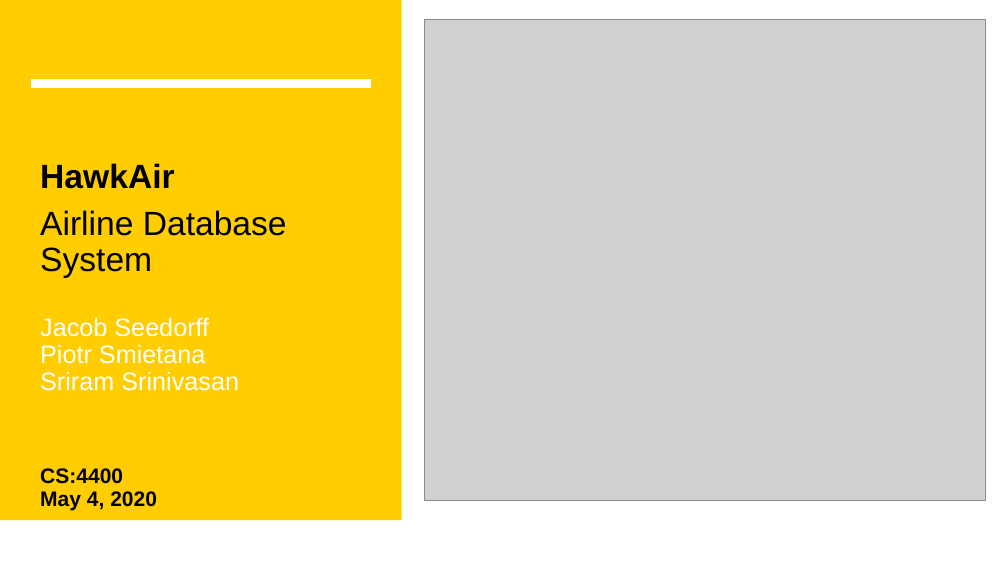
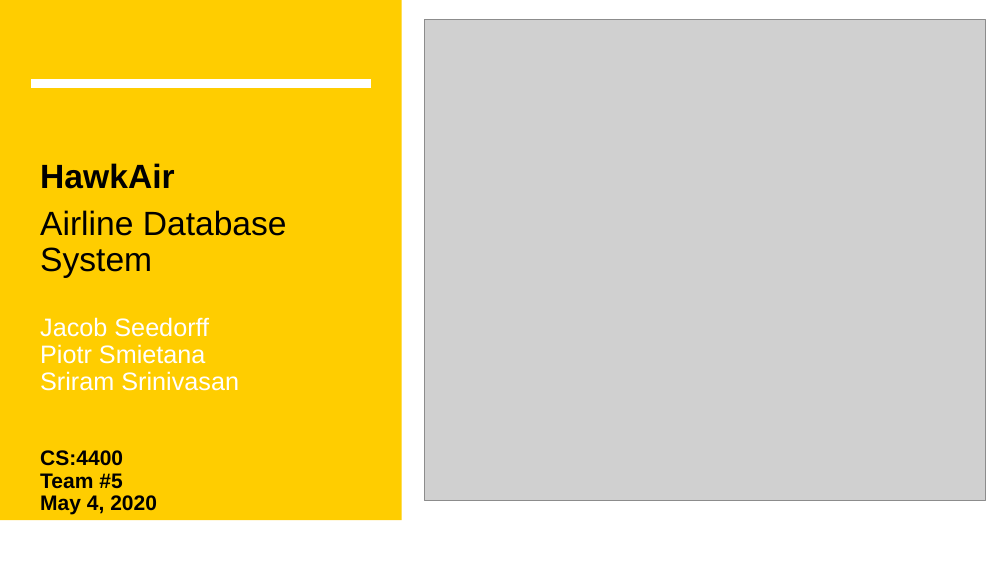
Before and after one commit to psmietanaa/HawkAir, a slide deck: slide 1 of documents/Project Presentation.pptx. Drawn at 1008x567 pixels with LibreOffice and Linux fonts; fonts in the diff are those of the drawing; grey boxes stand for pictures; background and template pictures are left out. Boxes give left, top, right and bottom in pixels: in the first picture for what was removed or moved away, otherwise in the second. Text is boxed around its words. In the diff, an @@ line names an element or a change of style, - is before the commit and + after.

```diff
--- a/documents/Project Presentation.pptx
+++ b/documents/Project Presentation.pptx
@@ text at [40, 450, 157, 515]: text changed @@
-CS:4400
-May 4, 2020
+CS:4400
+Team #5
+May 4, 2020
```
Also in this commit, not shown: 2 other slides changed, 6 other files.
